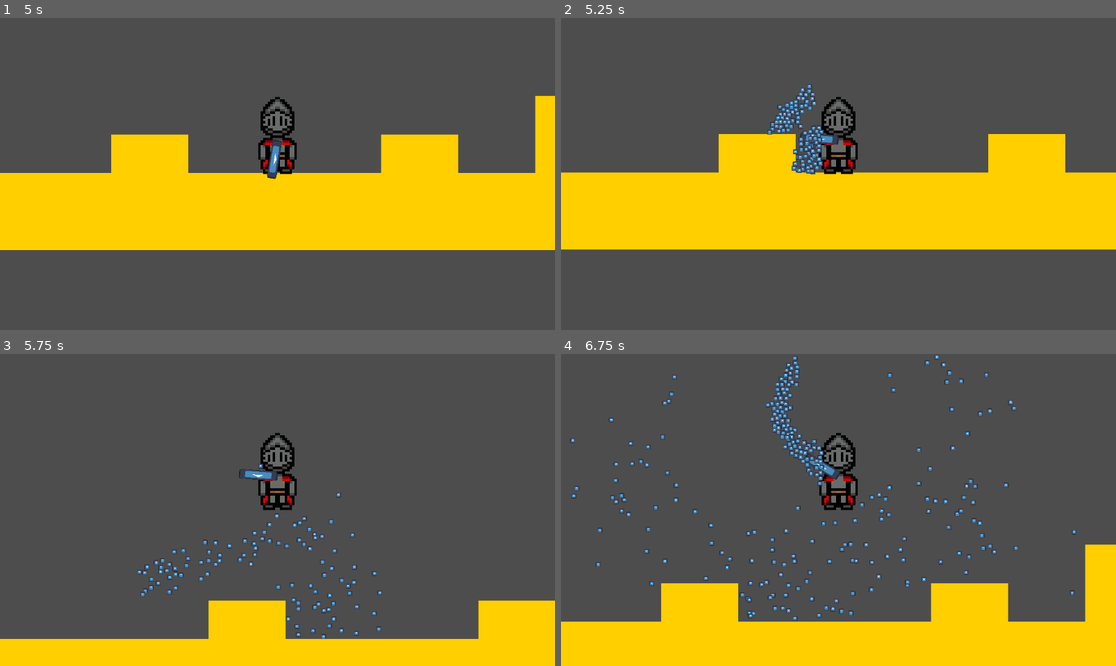
Above: before the commit, frames 1-4 (two rows, left to right).
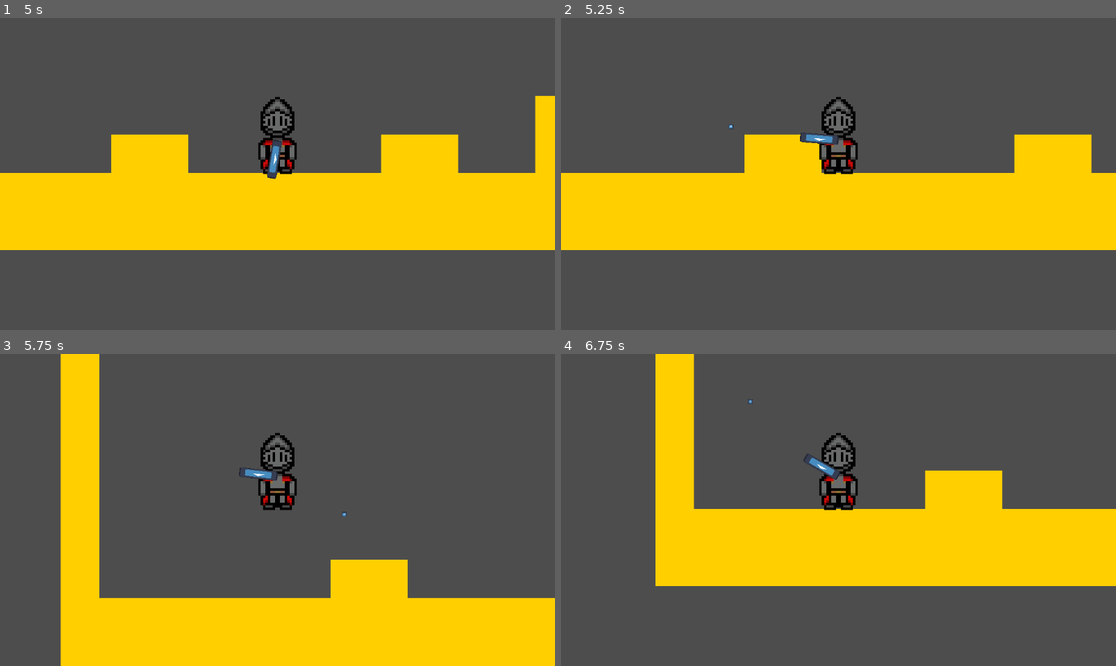
Above: after the commit, the same moments.

Repository: ChaosWaffle1/AIMBOT
Game: Godot game, scene res://scenes/splash_screen.tscn
The game is run twice, just before and just after one commit, with the same random seed, the same clock (stepped at 60 frames per second) and the same inputs. The engine's default icon, where the game draws it, is replaced by a stand-in: a white triangle on a blue panel in a dark square.
Inputs (mouse positions are in pixels of both pictures, inside the frame that each line leads up to):
- Up to frame 1 (5 s): tap Enter at 0.5 s; move the mouse to (399, 158) at 0.52 s; press the mouse at (399, 158) at 0.53 s; hold D (right) 0.53-2.03 s; tap W (jump) at 0.77, 1.52, 3.02, 3.77 s; move the mouse to (166, 189) at 1.27 s; release the mouse at (166, 189) at 1.28 s; click (166, 189) at 1.35 s; tap Space at 2 s; move the mouse to (333, 105) at 2.02 s; press the mouse at (333, 105) at 2.03 s; hold A (left) 2.03-2.78 s; move the mouse to (249, 236) at 2.77 s; release the mouse at (249, 236) at 2.78 s; hold D (right) 2.78-4.25 s; click (249, 236) at 2.85 s; move the mouse to (444, 220) at 3.52 s; press the mouse at (444, 220) at 3.53 s; release the mouse at (444, 220) at 4.25 s; click "Start" at 4.25 s
- Up to frame 2 (5.25 s): tap Enter at 5 s; move the mouse to (672, 127) at 5.02 s; hold A (left) from 5.03 s (still down); click (672, 127) at 5.1 s
- Up to frame 3 (5.75 s): keep holding A (left); tap W (jump) at 5.27 s
- Up to frame 4 (6.75 s): move the mouse to (866, 510) at 5.77 s; release A (left) at 5.78 s; press the mouse at (866, 510) at 5.78 s; hold D (right) 5.78-6.53 s; move the mouse to (755, 432) at 6.52 s; release the mouse at (755, 432) at 6.53 s; hold A (left) from 6.53 s (still down); click (755, 432) at 6.6 s

Frame 1 is identical in both runs. In frame 2, 3.2% of the frame differs, in the area x 0-100%, y 21-75%; in frame 3, 17%; in frame 4, 44%, in the area x 0-100%, y 0-100%.

Commit message:
implemented basic bullet firing

Diff:
--- a/scenes/gun.gd
+++ b/scenes/gun.gd
@@ -1,6 +1,7 @@
 extends Node2D
 
 var bullet_scene = preload("res://scenes/bullet.tscn")
+var bullet_speed = 400
 
 func _physics_process(delta):
 	$Pivot.look_at(get_global_mouse_position())
@@ -9,10 +10,8 @@
 
 func fire():
 	print("gun fired")
-	var spread = PI/2
-	var num = 100
-	for i in range(num):
-		var bullet = bullet_scene.instantiate()
-		bullet.position = $Pivot/Barrel.global_position + Vector2(2,0).rotated($Pivot.rotation)
-		bullet.apply_impulse(Vector2(100,0).rotated($Pivot.global_rotation + spread*(2*(float(i)/float(num-1))-1)))
-		get_tree().current_scene.add_child(bullet)
+
+	var bullet = bullet_scene.instantiate()
+	bullet.position = $Pivot/Barrel.global_position # make bullet position global_pos of barrel
+	bullet.apply_impulse(Vector2(bullet_speed,0).rotated($Pivot.global_rotation)) # apply velocity to global position of barrel
+	get_tree().current_scene.add_child(bullet) # parent bullet to SCENE
